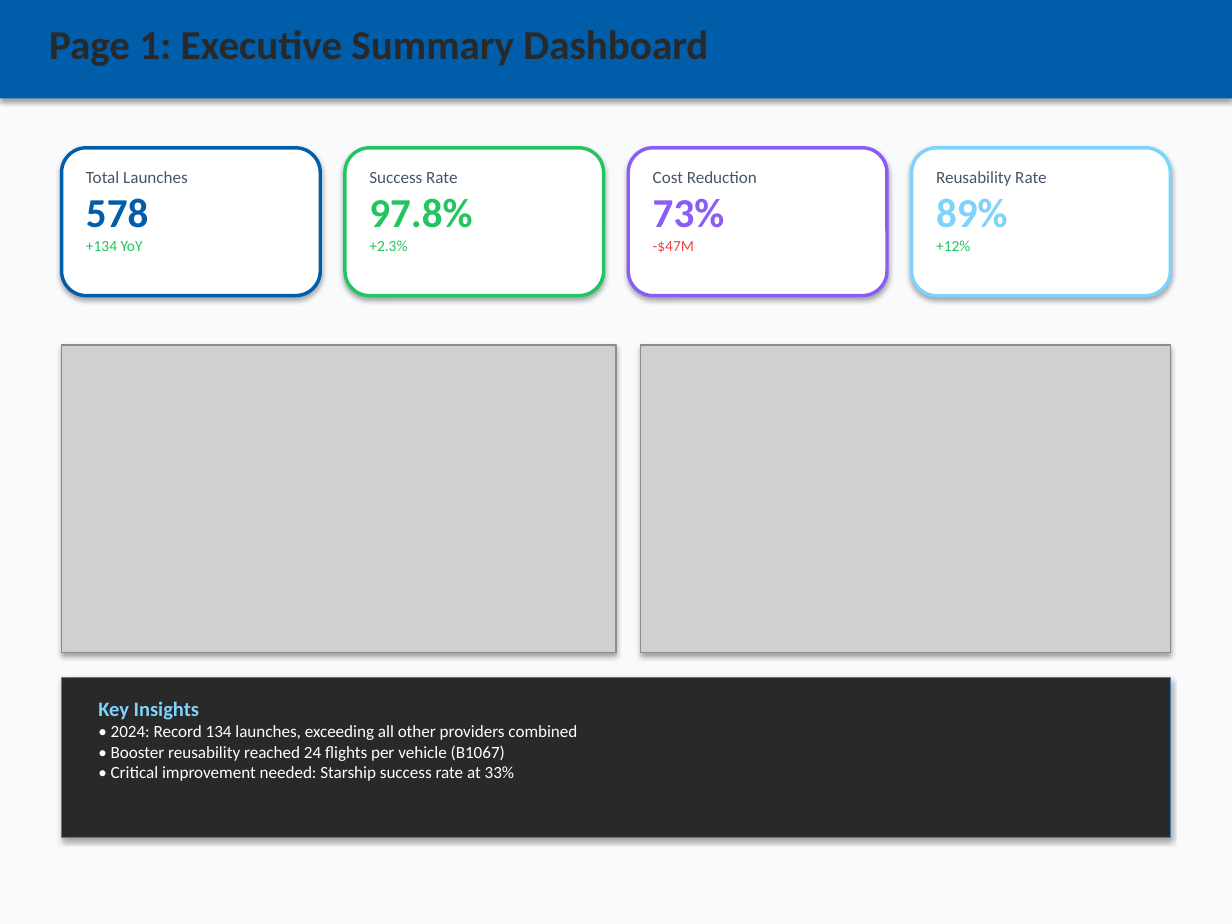
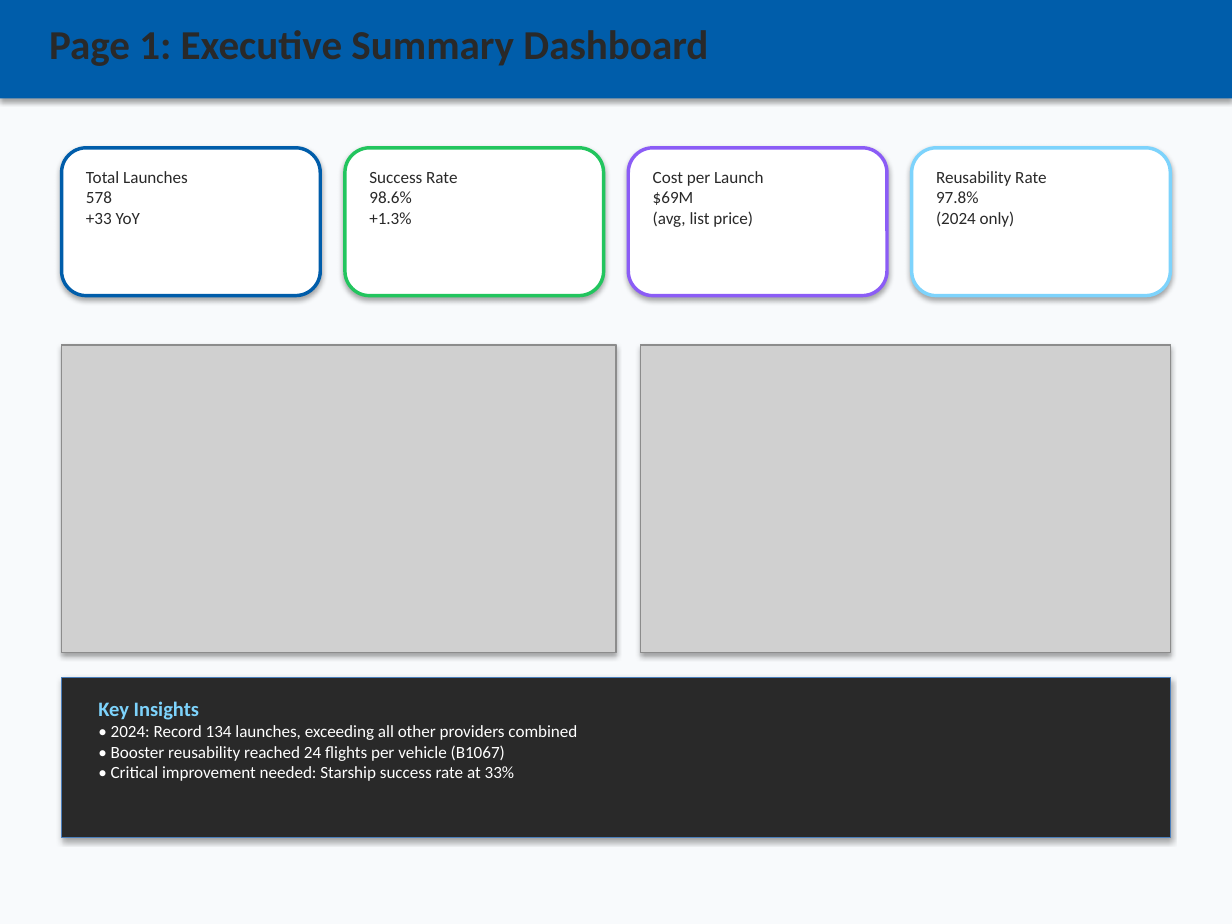
Before and after one commit to jsperson/newman_dataviz, a slide deck: slide 3 of module8/SpaceX_PowerBI_Dashboard_Design.pptx. Drawn at 1232x924 pixels with LibreOffice and Linux fonts; fonts in the diff are those of the drawing; grey boxes stand for pictures. Boxes give left, top, right and bottom in pixels: in the first picture for what was removed or moved away, otherwise in the second. Text is boxed around its words. In the diff, an @@ line names an element or a change of style, - is before the commit and + after.

```diff
--- a/module8/SpaceX_PowerBI_Dashboard_Design.pptx
+++ b/module8/SpaceX_PowerBI_Dashboard_Design.pptx
@@ text at bbox=[86, 171, 188, 224]: text changed; text colour #475569 to #292929 @@
-Total Launches
-578
-+134 YoY
+Total Launches
+578
++33 YoY
@@ text at bbox=[369, 172, 457, 224]: text changed; text colour #475569 to #292929 @@
-Success Rate
-97.8%
-+2.3%
+Success Rate
+98.6%
++1.3%
@@ text at bbox=[653, 171, 763, 227]: text changed; text colour #475569 to #292929 @@
-Cost Reduction
-73%
--$47M
+Cost per Launch
+$69M
+(avg, list price)
@@ text at bbox=[936, 171, 1046, 227]: text changed; text colour #475569 to #292929 @@
-Reusability Rate
-89%
-+12%
+Reusability Rate
+97.8%
+(2024 only)
```
Also in this commit, not shown: 2 other slides changed.
